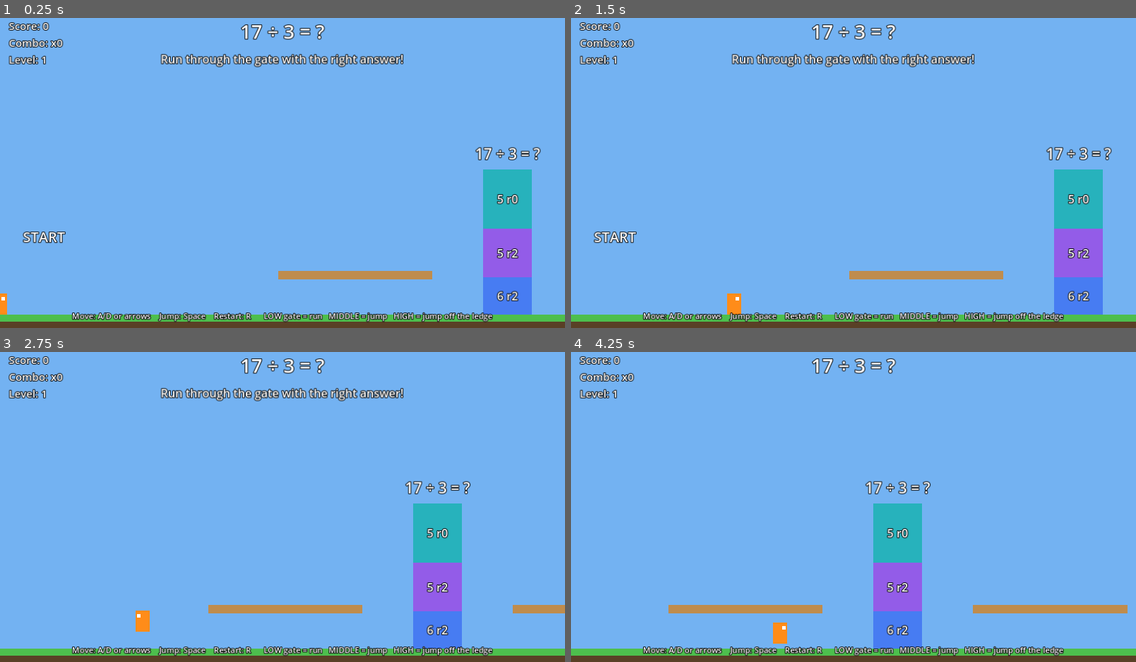
Above: before the commit, frames 1-4 (two rows, left to right).
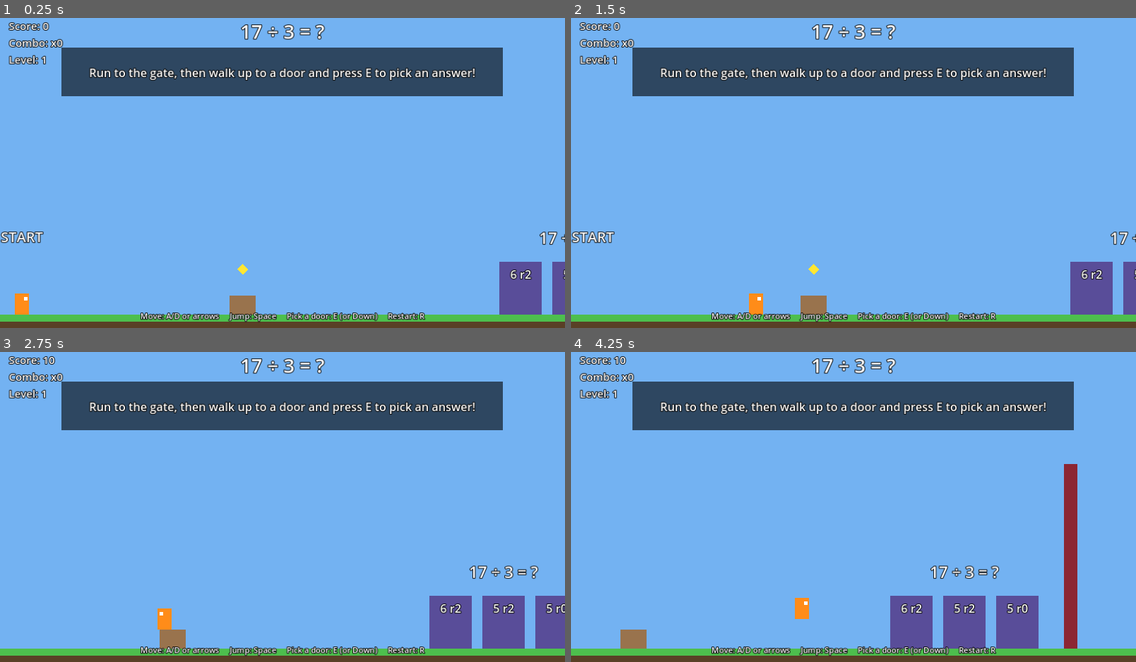
Above: after the commit, the same moments.

Repository: mailr425/mach-math
Game: Godot game, scene res://main.tscn
Two runs of this game, one before a commit and one after it. Both use one fixed random seed, a clock stepped at 60 frames per second and the inputs below.
Inputs:
- Up to frame 1 (0.25 s): no input
- Up to frame 2 (1.5 s): tap E (interact, bound only after the commit) at 0.5, 0.6, 1.25 s; hold D (move_right) from 0.53 s (still down); tap Space (jump) at 0.77, 1.07 s; tap Enter at 0.8, 1.35 s
- Up to frame 3 (2.75 s): tap Space (jump) at 1.52, 1.82, 2.3 s; tap Keypad Enter at 1.55, 2.1 s; tap E (interact, bound only after the commit) at 2 s; release D (move_right) at 2.03 s; hold A (move_left) from 2.03 s (still down)
- Up to frame 4 (4.25 s): tap E (interact, bound only after the commit) at 2.75, 3.05, 3.5, 3.6 s; release A (move_left) at 2.78 s; hold D (move_right) from 2.78 s (still down); tap Space (jump) at 2.85, 3.02, 3.32, 3.77, 4.07 s; tap Enter at 3.8 s

The runs differ from the first frame. In frame 1, 20% of the frame differs, in the area x 0-100%, y 9-99%; in frame 2, 20%; in frame 3, 22%; in frame 4, 24%, in the area x 7-99%, y 1-99%.

Commit message:
Playtest fixes: door gates, untimed thinking, sticky hints
- Gates are now three doors behind a wall; walk up and press E to pick,
  so a jump can't choose an answer by accident
- No timer while at a gate; Math Time clock pauses at gates
- Wrong pick: hint stays up; second miss shows work and reveals the door;
  must pick the right answer to open the wall
- Optional quick-thinking bonus, hurdles and gems between gates
- 6 gates per run for shorter sessions

Co-Authored-By: Claude Opus 5.5 <noreply@anthropic.com>
Claude-Session: https://claude.ai/code/session_01Ly7gNDnXVRyzeHjZqjoQLE

Diff:
--- a/scripts/main.gd
+++ b/scripts/main.gd
@@ -1,30 +1,38 @@
 extends Node2D
-## Mach Math, first playable version.
-## Run right through the answer gates. At each gate, the height you pass
-## through picks your answer: LOW = keep running, MIDDLE = jump,
-## HIGH = jump off the ledge before the gate.
-## When you reach the GOAL, MATH TIME starts: race back to the start before the timer runs out.
+## Mach Math
+##
+## RUN between gates: hurdles, gems, and speed. Your combo makes you faster.
+## THINK at gates: a wall blocks the way. Three doors show answers.
+##   Walk up to a door and press E (or Down / S) to pick it. No timer while you think.
+##   A wrong pick gives a hint. A second wrong pick shows the work and lights up the right door.
+##   You always finish by picking the right answer, which opens the wall.
+## MATH TIME: reach the GOAL, then race back to START. The clock only counts
+##   running and stops while you're at a gate.
 
 const PlayerScript := preload("res://scripts/player.gd")
 
 const FLOOR_Y := 600.0
-const STATION_COUNT := 8
-const STATION_SPACING := 1300.0
-const FIRST_STATION_X := 1300.0
+const STATION_COUNT := 6
+const STATION_SPACING := 1800.0
+const FIRST_STATION_X := 1400.0
 const START_X := 150.0
-const ESCAPE_TIME := 75.0
-
-# Gate bands, measured as how high your feet are above the floor
-const BAND_LOW := 85.0
-const BAND_MID := 195.0
-const GATE_TOP := 330.0
-const PANEL_WIDTH := 110.0
-
-const PANEL_COLORS := [Color(0.25, 0.45, 0.95, 0.85), Color(0.6, 0.3, 0.9, 0.85), Color(0.1, 0.7, 0.7, 0.85)]
-const RIGHT_COLOR := Color(0.2, 0.85, 0.35, 0.95)
-const WRONG_COLOR := Color(0.9, 0.25, 0.25, 0.95)
+const ESCAPE_TIME := 60.0
+const QUICK_BONUS_SECONDS := 10.0
+
+const DOOR_WIDTH := 96.0
+const DOOR_HEIGHT := 120.0
+const DOOR_SPACING := 120.0
+const BARRIER_OFFSET := 240.0   # how far past the middle door the wall sits
+const ZONE_REACH := 400.0       # how far before the doors the "thinking zone" starts
+
+const DOOR_COLOR := Color(0.35, 0.3, 0.6)
+const DOOR_HOVER_COLOR := Color(0.55, 0.5, 0.95)
+const RIGHT_COLOR := Color(0.2, 0.8, 0.35)
+const WRONG_COLOR := Color(0.75, 0.2, 0.2)
+const REVEAL_COLOR := Color(0.95, 0.75, 0.1)
+const BARRIER_COLOR := Color(0.55, 0.15, 0.2)
 const NORMAL_SKY := Color(0.45, 0.7, 0.95)
-const ESCAPE_SKY := Color(0.85, 0.35, 0.3)
+const ESCAPE_SKY := Color(0.85, 0.4, 0.3)
 
 const MISTAKE_NAMES := {
 	"remainder_too_big": "Remainder bigger than the divisor",
@@ -34,11 +42,12 @@
 }
 
 var player
-var stations: Array = []   # Each: {"x", "problem", "resolved", "panels", "answer_labels", "sign"}
+var stations: Array = []
+var gems: Array = []           # Each: {"node", "pos", "taken"}
 var level_end_x := 0.0
-var prev_x := 0.0
-
-# Adaptive difficulty: 3 right in a row = harder, 2 wrong in a row = easier
+var clock := 0.0
+
+# Adaptive difficulty: 3 first-try rights in a row = harder, 2 misses in a row = easier
 var level := 1
 var streak_right := 0
 var streak_wrong := 0
@@ -47,7 +56,7 @@
 var best_combo := 0
 var score := 0
 var answered := 0
-var correct := 0
+var first_try_correct := 0
 var mistakes := {}
 var escaping := false
 var escape_left := 0.0
@@ -57,8 +66,12 @@
 var stats_label: Label
 var timer_label: Label
 var feedback_label: Label
+var feedback_bg: ColorRect
+var prompt_label: Label
 var results_label: Label
-var feedback_left := 0.0
+var results_bg: ColorRect
+var door_marker: ColorRect
+var feedback_left := 0.0   # < 0 means it stays until the gate is solved
 
 
 func _ready() -> void:
@@ -70,7 +83,7 @@
 	_spawn_player()
 	for st in stations:
 		_assign_problem(st, level)
-	_show_feedback("Run through the gate with the right answer!", 4.0)
+	_show_feedback("Run to the gate, then walk up to a door and press E to pick an answer!", 5.0)
 
 
 # ---------------------------------------------------------------- input
@@ -79,11 +92,14 @@
 	_add_keys("move_left", [KEY_A, KEY_LEFT])
 	_add_keys("move_right", [KEY_D, KEY_RIGHT])
 	_add_keys("jump", [KEY_SPACE, KEY_W, KEY_UP])
+	_add_keys("interact", [KEY_E, KEY_S, KEY_DOWN, KEY_ENTER, KEY_KP_ENTER])
 	_add_keys("restart", [KEY_R])
-	# Controller support
-	var jb := InputEventJoypadButton.new()
-	jb.button_index = JOY_BUTTON_A
-	InputMap.action_add_event("jump", jb)
+	# Controller: A = jump, X = pick a door, left stick / d-pad = move
+	_add_joy_button("jump", JOY_BUTTON_A)
+	_add_joy_button("interact", JOY_BUTTON_X)
+	_add_joy_button("interact", JOY_BUTTON_DPAD_DOWN)
+	_add_joy_button("move_left", JOY_BUTTON_DPAD_LEFT)
+	_add_joy_button("move_right", JOY_BUTTON_DPAD_RIGHT)
 	for pair in [["move_left", -1.0], ["move_right", 1.0]]:
 		var jm := InputEventJoypadMotion.new()
 		jm.axis = JOY_AXIS_LEFT_X
@@ -101,73 +117,116 @@
 		InputMap.action_add_event(action, ev)
 
 
+func _add_joy_button(action: String, button: JoyButton) -> void:
+	var ev := InputEventJoypadButton.new()
+	ev.button_index = button
+	InputMap.action_add_event(action, ev)
+
+
 # ---------------------------------------------------------------- world
 
 func _build_world() -> void:
 	var last_x := FIRST_STATION_X + (STATION_COUNT - 1) * STATION_SPACING
-	level_end_x = last_x + 900.0
-
-	# Floor and walls
+	level_end_x = last_x + 1100.0
+
 	_add_block(Rect2(-200, FLOOR_Y, level_end_x + 800, 300), Color(0.35, 0.25, 0.15))
 	_add_block(Rect2(-200, FLOOR_Y, level_end_x + 800, 16), Color(0.3, 0.75, 0.3))
 	_add_block(Rect2(-100, FLOOR_Y - 900, 100, 900), Color(0.3, 0.3, 0.35))
 	_add_block(Rect2(level_end_x + 300, FLOOR_Y - 900, 100, 900), Color(0.3, 0.3, 0.35))
 
+	# Running sections: hurdles with gems
+	_add_hurdle(650.0)
 	for i in STATION_COUNT:
 		var x := FIRST_STATION_X + i * STATION_SPACING
-		# Ledges on both sides of the gate so the HIGH gate is reachable either direction
-		_add_block(Rect2(x - 520, FLOOR_Y - 100, 350, 20), Color(0.75, 0.55, 0.3), true)
-		_add_block(Rect2(x + 170, FLOOR_Y - 100, 350, 20), Color(0.75, 0.55, 0.3), true)
 		stations.append(_build_station(x))
-
-	# Goal flag
+		_add_hurdle(x + 550.0)
+		if i < STATION_COUNT - 1:
+			_add_hurdle(x + 1000.0)
+			for g in 3:
+				_add_gem(Vector2(x + 720.0 + g * 60.0, FLOOR_Y - 40.0))
+
 	_add_rect(Rect2(level_end_x, FLOOR_Y - 300, 12, 300), Color.WHITE)
 	_add_rect(Rect2(level_end_x + 12, FLOOR_Y - 300, 90, 60), Color(1, 0.85, 0.1))
-	_add_world_label("GOAL", Vector2(level_end_x - 100, FLOOR_Y - 360), 40)
-	_add_world_label("START", Vector2(START_X - 100, FLOOR_Y - 200), 32)
+	_add_world_label("GOAL", Vector2(level_end_x - 194, FLOOR_Y - 360), 40)
+	_add_world_label("START", Vector2(START_X - 200, FLOOR_Y - 200), 32)
+
+
+func _add_hurdle(x: float) -> void:
+	var h := randf_range(40.0, 90.0)
+	_add_block(Rect2(x - 30, FLOOR_Y - h, 60, h), Color(0.6, 0.45, 0.3))
+	_add_gem(Vector2(x, FLOOR_Y - h - 60.0))
+
+
+func _add_gem(pos: Vector2) -> void:
+	var gem := ColorRect.new()
+	gem.size = Vector2(18, 18)
+	gem.pivot_offset = Vector2(9, 9)
+	gem.position = pos - Vector2(9, 9)
+	gem.rotation = PI / 4
+	gem.color = Color(1, 0.9, 0.2)
+	add_child(gem)
+	gems.append({"node": gem, "pos": pos, "taken": false})
 
 
 func _build_station(x: float) -> Dictionary:
-	var bands := [
-		Rect2(x - PANEL_WIDTH / 2, FLOOR_Y - BAND_LOW, PANEL_WIDTH, BAND_LOW),
-		Rect2(x - PANEL_WIDTH / 2, FLOOR_Y - BAND_MID, PANEL_WIDTH, BAND_MID - BAND_LOW),
-		Rect2(x - PANEL_WIDTH / 2, FLOOR_Y - GATE_TOP, PANEL_WIDTH, GATE_TOP - BAND_MID),
-	]
-	var panels: Array = []
-	var answer_labels: Array = []
-	for b in 3:
-		var panel := _add_rect(bands[b], PANEL_COLORS[b])
+	var doors: Array = []
+	var labels: Array = []
+	for i in 3:
+		var dx := x + (i - 1) * DOOR_SPACING
+		var door := _add_rect(Rect2(dx - DOOR_WIDTH / 2, FLOOR_Y - DOOR_HEIGHT, DOOR_WIDTH, DOOR_HEIGHT), DOOR_COLOR)
 		var lbl := Label.new()
-		lbl.size = bands[b].size
+		lbl.size = Vector2(DOOR_WIDTH, 56)
 		lbl.horizontal_alignment = HORIZONTAL_ALIGNMENT_CENTER
 		lbl.vertical_alignment = VERTICAL_ALIGNMENT_CENTER
 		_style_label(lbl, 26)
-		panel.add_child(lbl)
-		panels.append(panel)
-		answer_labels.append(lbl)
-	var sign := _add_world_label("", Vector2(x - 200, FLOOR_Y - GATE_TOP - 60), 34)
-	return {"x": x, "problem": null, "resolved": false, "panels": panels,
-		"answer_labels": answer_labels, "sign": sign}
-
-
-func _assign_problem(st: Dictionary, lvl: int) -> void:
-	var p := DivisionProblem.make(lvl)
-	st["problem"] = p
-	st["resolved"] = false
-	st["sign"].text = p.question_text()
-	for b in 3:
-		st["panels"][b].color = PANEL_COLORS[b]
-		st["answer_labels"][b].text = p.choices[b]["text"]
-
-
-func _add_block(rect: Rect2, color: Color, one_way := false) -> void:
+		door.add_child(lbl)
+		doors.append(door)
+		labels.append(lbl)
+	var sign := _add_world_label("", Vector2(x - 200, FLOOR_Y - DOOR_HEIGHT - 80), 36)
+	var st := {"x": x, "problem": null, "resolved": false, "doors": doors, "labels": labels,
+		"locked": [false, false, false], "misses": 0, "barrier": null, "sign": sign, "arrived": -1.0}
+	st["barrier"] = _make_barrier(x + BARRIER_OFFSET)
+	return st
+
+
+func _make_barrier(x: float) -> StaticBody2D:
+	var rect := Rect2(x - 15, FLOOR_Y - 420, 30, 420)
 	var body := StaticBody2D.new()
 	body.position = rect.position + rect.size / 2
 	var col := CollisionShape2D.new()
 	var shape := RectangleShape2D.new()
 	shape.size = rect.size
 	col.shape = shape
-	col.one_way_collision = one_way  # one-way ledges: jump up through them from below
+	body.add_child(col)
+	var vis := ColorRect.new()
+	vis.size = rect.size
+	vis.position = -rect.size / 2
+	vis.color = BARRIER_COLOR
+	body.add_child(vis)
+	add_child(body)
+	return body
+
+
+func _assign_problem(st: Dictionary, lvl: int) -> void:
+	var p := DivisionProblem.make(lvl)
+	st["problem"] = p
+	st["resolved"] = false
+	st["locked"] = [false, false, false]
+	st["misses"] = 0
+	st["arrived"] = -1.0
+	st["sign"].text = p.question_text()
+	for i in 3:
+		st["doors"][i].color = DOOR_COLOR
+		st["labels"][i].text = p.choices[i]["text"]
+
+
+func _add_block(rect: Rect2, color: Color) -> void:
+	var body := StaticBody2D.new()
+	body.position = rect.position + rect.size / 2
+	var col := CollisionShape2D.new()
+	var shape := RectangleShape2D.new()
+	shape.size = rect.size
+	col.shape = shape
 	body.add_child(col)
 	var vis := ColorRect.new()
 	vis.size = rect.size
@@ -198,12 +257,13 @@
 
 
 func _spawn_player() -> void:
+	door_marker = _add_rect(Rect2(0, 0, DOOR_WIDTH, 8), Color.WHITE)
+	door_marker.visible = false
 	player = PlayerScript.new()
 	player.position = Vector2(START_X, FLOOR_Y - 24)
 	add_child(player)
-	prev_x = player.global_position.x
 	var cam := Camera2D.new()
-	cam.offset = Vector2(250, -120)  # look ahead so gates come into view early
+	cam.offset = Vector2(200, -120)
 	cam.position_smoothing_enabled = true
 	cam.limit_bottom = int(FLOOR_Y + 150)
 	cam.limit_left = -100
@@ -217,19 +277,37 @@
 	var hud := CanvasLayer.new()
 	add_child(hud)
 	problem_label = _hud_label(hud, Vector2(0, 16), 44)
-	feedback_label = _hud_label(hud, Vector2(40, 90), 26)
+
+	feedback_bg = ColorRect.new()
+	feedback_bg.color = Color(0, 0, 0, 0.6)
+	feedback_bg.position = Vector2(140, 84)
+	feedback_bg.size = Vector2(1000, 110)
+	feedback_bg.visible = false
+	hud.add_child(feedback_bg)
+	feedback_label = _hud_label(hud, Vector2(160, 90), 26)
 	feedback_label.autowrap_mode = TextServer.AUTOWRAP_WORD_SMART
-	feedback_label.size = Vector2(1200, 120)
+	feedback_label.size = Vector2(960, 100)
+	feedback_label.vertical_alignment = VERTICAL_ALIGNMENT_CENTER
+
 	stats_label = _hud_label(hud, Vector2(20, 16), 24)
 	stats_label.horizontal_alignment = HORIZONTAL_ALIGNMENT_LEFT
-	stats_label.size = Vector2(400, 100)
-	timer_label = _hud_label(hud, Vector2(860, 16), 36)
+	stats_label.size = Vector2(300, 100)
+	timer_label = _hud_label(hud, Vector2(860, 16), 32)
 	timer_label.horizontal_alignment = HORIZONTAL_ALIGNMENT_RIGHT
-	timer_label.size = Vector2(400, 60)
+	timer_label.size = Vector2(400, 100)
+	prompt_label = _hud_label(hud, Vector2(0, 620), 30)
+
 	var help := _hud_label(hud, Vector2(0, 680), 18)
-	help.text = "Move: A/D or arrows    Jump: Space    Restart: R      LOW gate = run   MIDDLE = jump   HIGH = jump off the ledge"
-	results_label = _hud_label(hud, Vector2(140, 150), 30)
-	results_label.size = Vector2(1000, 500)
+	help.text = "Move: A/D or arrows     Jump: Space     Pick a door: E (or Down)     Restart: R"
+
+	results_bg = ColorRect.new()
+	results_bg.color = Color(0, 0, 0, 0.7)
+	results_bg.position = Vector2(190, 120)
+	results_bg.size = Vector2(900, 500)
+	results_bg.visible = false
+	hud.add_child(results_bg)
+	results_label = _hud_label(hud, Vector2(190, 140), 30)
+	results_label.size = Vector2(900, 460)
 	results_label.visible = false
 
 
@@ -249,9 +327,17 @@
 	lbl.add_theme_constant_override("outline_size", 6)
 
 
-func _show_feedback(text: String, seconds := 2.5) -> void:
+## seconds < 0 keeps the message up until the gate is solved.
+func _show_feedback(text: String, seconds := 3.0) -> void:
 	feedback_label.text = text
+	feedback_bg.visible = text != ""
 	feedback_left = seconds
+
+
+func _clear_feedback() -> void:
+	feedback_label.text = ""
+	feedback_bg.visible = false
+	feedback_left = 0.0
 
 
 # ---------------------------------------------------------------- game loop
@@ -262,84 +348,153 @@
 		return
 	if finished:
 		return
-
-	_check_gates()
+	clock += delta
+
+	_collect_gems()
+	var zone_station = _zone_station()
+	if zone_station != null and zone_station["arrived"] < 0.0:
+		zone_station["arrived"] = clock
+
+	var door := _door_under_player(zone_station)
+	_update_door_hover(zone_station, door)
+	if door >= 0 and Input.is_action_just_pressed("interact"):
+		_pick(zone_station, door)
 
 	if not escaping and player.global_position.x >= level_end_x:
 		_start_escape()
 	elif escaping:
-		escape_left -= delta
+		if zone_station == null:
+			escape_left -= delta  # the clock only runs while you're running
 		if player.global_position.x <= START_X + 50:
 			_finish(true)
 		elif escape_left <= 0.0:
 			_finish(false)
 
-	_update_hud(delta)
-
-
-func _check_gates() -> void:
+	_update_hud(delta, zone_station)
+
+
+func _collect_gems() -> void:
+	var p: Vector2 = player.global_position
+	for g in gems:
+		if not g["taken"] and p.distance_to(g["pos"]) < 34.0:
+			g["taken"] = true
+			g["node"].visible = false
+			score += 10
+
+
+## The unsolved gate you're standing near, or null.
+func _zone_station():
 	var x: float = player.global_position.x
 	for st in stations:
 		if st["resolved"]:
 			continue
 		var sx: float = st["x"]
-		var crossed := (prev_x < sx and x >= sx) if not escaping else (prev_x > sx and x <= sx)
-		if crossed:
-			_resolve(st)
-	prev_x = x
-
-
-func _resolve(st: Dictionary) -> void:
-	var feet_height: float = FLOOR_Y - (player.global_position.y + 24.0)
-	var band := 0
-	if feet_height >= BAND_MID:
-		band = 2
-	elif feet_height >= BAND_LOW:
-		band = 1
-
+		if not escaping and x > sx - ZONE_REACH and x < sx + BARRIER_OFFSET:
+			return st
+		if escaping and x < sx + ZONE_REACH and x > sx - BARRIER_OFFSET:
+			return st
+	return null
+
+
+func _door_under_player(st) -> int:
+	if st == null or not player.is_on_floor():
+		return -1
+	var x: float = player.global_position.x
+	for i in 3:
+		var dx: float = st["x"] + (i - 1) * DOOR_SPACING
+		if absf(x - dx) < DOOR_WIDTH / 2:
+			return i
+	return -1
+
+
+func _update_door_hover(st, door: int) -> void:
+	if st != null:
+		for i in 3:
+			if st["locked"][i]:
+				continue
+			var revealed: bool = st["misses"] >= 2 and i == st["problem"].correct_index
+			if revealed:
+				st["doors"][i].color = REVEAL_COLOR
+			else:
+				st["doors"][i].color = DOOR_HOVER_COLOR if i == door else DOOR_COLOR
+	if door >= 0:
+		var dx: float = st["x"] + (door - 1) * DOOR_SPACING
+		door_marker.position = Vector2(dx - DOOR_WIDTH / 2, FLOOR_Y - DOOR_HEIGHT - 16)
+		door_marker.visible = true
+	else:
+		door_marker.visible = false
+
+
+func _pick(st: Dictionary, i: int) -> void:
+	var p: DivisionProblem = st["problem"]
+	if st["locked"][i]:
+		_show_feedback("You already tried that door. Pick another one!", 2.0)
+		return
+
+	if i == p.correct_index:
+		_solve(st, i)
+		return
+
+	# Wrong pick
+	var kind: String = p.choices[i]["kind"]
+	mistakes[kind] = mistakes.get(kind, 0) + 1
+	st["locked"][i] = true
+	st["doors"][i].color = WRONG_COLOR
+	st["misses"] += 1
+	combo = 0
+	player.set_combo(combo)
+	if st["misses"] == 1:
+		streak_wrong += 1
+		streak_right = 0
+		_show_feedback("Not quite! " + p.hint_for(kind) + "\nTry another door.", -1.0)
+		if not escaping and streak_wrong >= 2 and level > 1:
+			level -= 1
+			streak_wrong = 0
+			_refresh_ahead(st)
+	else:
+		_show_feedback(p.hint_for(kind) + "\n" + p.work_text() + "\nThe gold door has the answer!", -1.0)
+
+
+func _solve(st: Dictionary, i: int) -> void:
 	var p: DivisionProblem = st["problem"]
 	st["resolved"] = true
+	st["doors"][i].color = RIGHT_COLOR
+	if st["barrier"] != null:
+		st["barrier"].queue_free()
+		st["barrier"] = null
 	answered += 1
-	var old_level := level
-
-	if band == p.correct_index:
-		correct += 1
+
+	if st["misses"] == 0:
+		first_try_correct += 1
 		combo += 1
 		best_combo = maxi(best_combo, combo)
 		score += 100 + 25 * (combo - 1)
 		streak_right += 1
 		streak_wrong = 0
-		st["panels"][band].color = RIGHT_COLOR
 		var msg := "Nice!  %s" % p.answer_text()
+		if clock - st["arrived"] <= QUICK_BONUS_SECONDS:
+			score += 50
+			msg += "    Quick thinking! +50"
 		if combo >= 3:
 			msg += "    COMBO x%d!" % combo
 		if not escaping and streak_right >= 3 and level < 3:
 			level += 1
 			streak_right = 0
 			msg += "    LEVEL UP!"
-		_show_feedback(msg)
+			_refresh_ahead(st)
+		_show_feedback(msg, 3.0)
 		player.boost()
 	else:
-		var kind: String = p.choices[band]["kind"]
-		mistakes[kind] = mistakes.get(kind, 0) + 1
-		combo = 0
-		streak_wrong += 1
-		streak_right = 0
-		st["panels"][band].color = WRONG_COLOR
-		st["panels"][p.correct_index].color = RIGHT_COLOR
-		_show_feedback(p.hint_for(kind) + "\n" + p.work_text(), 5.0)
-		player.stumble()
-		if not escaping and streak_wrong >= 2 and level > 1:
-			level -= 1
-			streak_wrong = 0
-
+		score += 25
+		_show_feedback("You got it!  %s" % p.answer_text(), 3.0)
 	player.set_combo(combo)
 
-	# If difficulty changed, refresh the gates still ahead
-	if level != old_level:
-		for other in stations:
-			if not other["resolved"]:
-				_assign_problem(other, level)
+
+## When difficulty changes, give the gates still ahead new problems.
+func _refresh_ahead(current: Dictionary) -> void:
+	for st in stations:
+		if st != current and not st["resolved"]:
+			_assign_problem(st, level)
 
 
 func _start_escape() -> void:
@@ -347,18 +502,21 @@
 	escape_left = ESCAPE_TIME
 	RenderingServer.set_default_clear_color(ESCAPE_SKY)
 	for st in stations:
-		_assign_problem(st, 0)  # quick problems for speed
-	_show_feedback("MATH TIME!  Race back to the START!", 3.0)
+		_assign_problem(st, 0)  # quicker problems for the race back
+		st["barrier"] = _make_barrier(st["x"] - BARRIER_OFFSET)
+	_show_feedback("MATH TIME!  Race back to the START!\nThe clock stops while you're at a gate, so take your time on the math.", 5.0)
 
 
 func _finish(escaped: bool) -> void:
 	finished = true
 	player.set_physics_process(false)
-	feedback_label.text = ""
+	_clear_feedback()
 	timer_label.text = ""
 	problem_label.text = ""
-
-	var accuracy := float(correct) / maxf(answered, 1)
+	prompt_label.text = ""
+	door_marker.visible = false
+
+	var accuracy := float(first_try_correct) / maxf(answered, 1)
 	var time_bonus := int(escape_left) * 20 if escaped else 0
 	score += time_bonus
 
@@ -379,7 +537,7 @@
 	lines.append("YOU ESCAPED!" if escaped else "TIME'S UP!")
 	lines.append("RANK: %s" % rank)
 	lines.append("Score: %d   (time bonus %d)" % [score, time_bonus])
-	lines.append("Correct: %d / %d    Best combo: x%d" % [correct, answered, best_combo])
+	lines.append("Right on the first try: %d / %d    Best combo: x%d" % [first_try_correct, answered, best_combo])
 	if mistakes.size() > 0:
 		lines.append("")
 		lines.append("Things to practice:")
@@ -389,6 +547,7 @@
 	lines.append("Press R to play again")
 	results_label.text = "\n".join(lines)
 	results_label.visible = true
+	results_bg.visible = true
 	_save_progress(escaped, rank)
 
 
@@ -405,34 +564,45 @@
 	if f == null:
 		return
 	if is_new:
-		f.store_line("date,answered,correct,best_combo,escaped,rank,remainder_too_big,forgot_remainder,off_by_one,wrong_remainder")
+		f.store_line("date,problems,first_try_correct,best_combo,escaped,rank,remainder_too_big,forgot_remainder,off_by_one,wrong_remainder")
 	else:
 		f.seek_end()
 	f.store_line("%s,%d,%d,%d,%s,%s,%d,%d,%d,%d" % [
-		Time.get_datetime_string_from_system(), answered, correct, best_combo, str(escaped), rank,
+		Time.get_datetime_string_from_system(), answered, first_try_correct, best_combo, str(escaped), rank,
 		mistakes.get("remainder_too_big", 0), mistakes.get("forgot_remainder", 0),
 		mistakes.get("off_by_one", 0), mistakes.get("wrong_remainder", 0)])
 	f.close()
 
 
-func _update_hud(delta: float) -> void:
-	var next = null
-	for st in stations:
-		if st["resolved"]:
-			continue
-		if next == null:
-			next = st
-		elif escaping and st["x"] > next["x"]:
-			next = st  # heading left, the nearest gate has the biggest x
+func _update_hud(delta: float, zone_station) -> void:
+	# Show the next gate's problem early so he can start thinking while running
+	var next = zone_station
+	if next == null:
+		for st in stations:
+			if st["resolved"]:
+				continue
+			if next == null or (escaping and st["x"] > next["x"]):
+				next = st
 	if next != null:
 		problem_label.text = next["problem"].question_text()
 	else:
 		problem_label.text = "RUN BACK TO THE START!" if escaping else "Head for the GOAL!"
 
+	var door := _door_under_player(zone_station)
+	if door >= 0 and not zone_station["locked"][door]:
+		prompt_label.text = "Press E to pick  %s" % zone_station["problem"].choices[door]["text"]
+	else:
+		prompt_label.text = ""
+
 	stats_label.text = "Score: %d\nCombo: x%d\nLevel: %d" % [score, combo, level]
-	timer_label.text = ("TIME: %d" % ceili(escape_left)) if escaping else ""
+	if escaping:
+		timer_label.text = "TIME: %d" % ceili(escape_left)
+		if zone_station != null:
+			timer_label.text += "\n(paused)"
+	else:
+		timer_label.text = ""
 
 	if feedback_left > 0.0:
 		feedback_left -= delta
 		if feedback_left <= 0.0:
-			feedback_label.text = ""
+			_clear_feedback()
